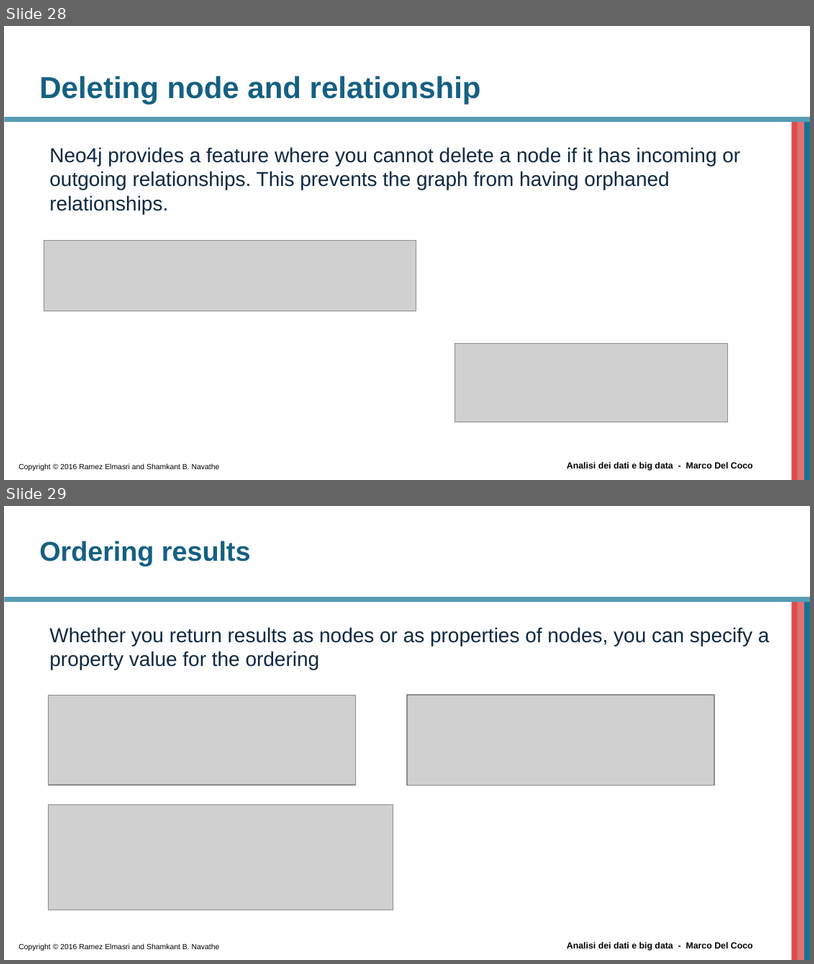
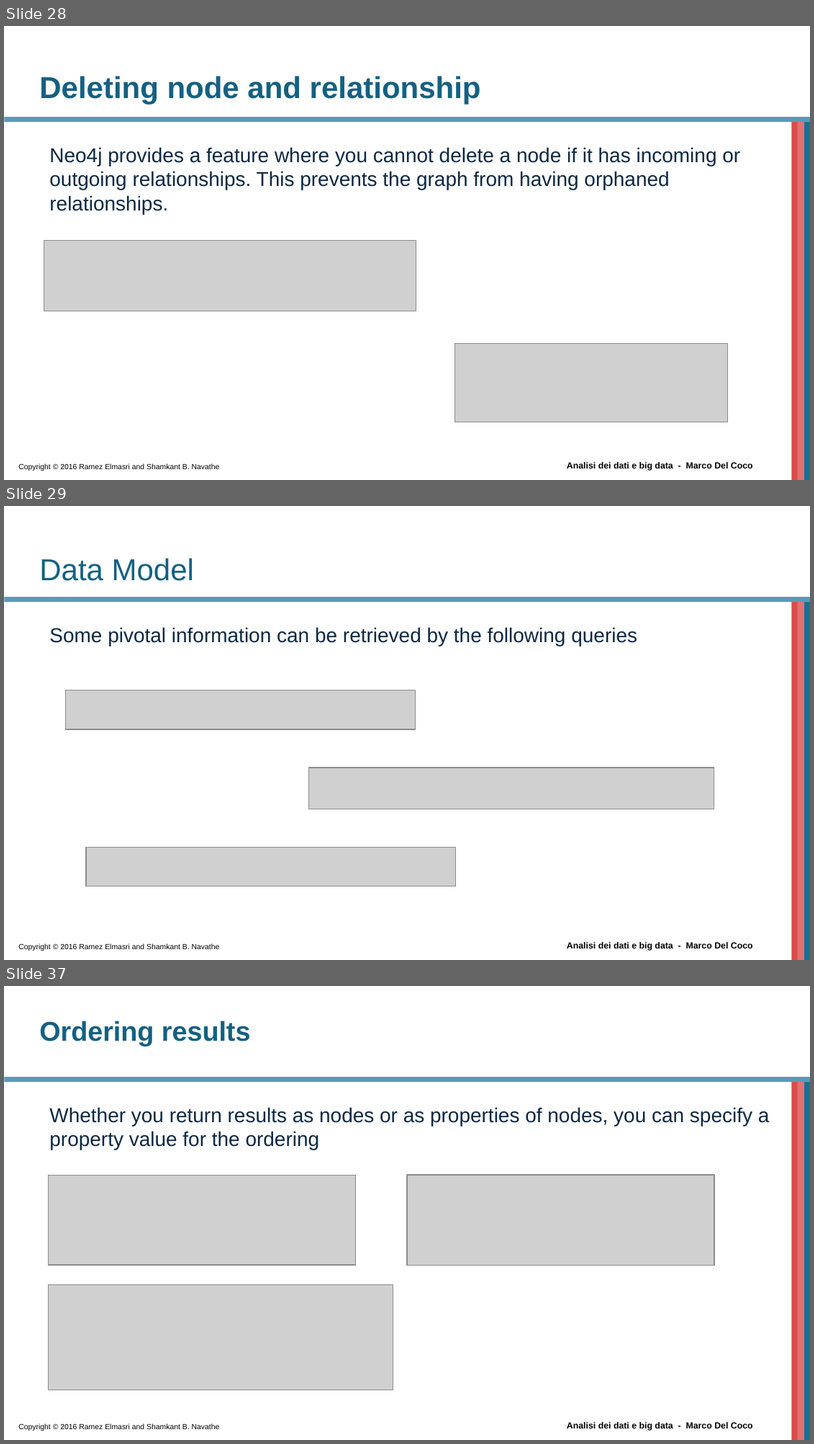
Before and after one commit to beppe2hd/AnalisiDati_BigData, a slide deck: materials/Introduction to Cypher.pptx. Shown one above the other, each under a label of ours: slides 28 and 29 before the commit, slides 28, 29 and 37 after it; the slides between them are not shown. The pictures are 814x964 and 814x1444 pixels, drawn with LibreOffice and Linux fonts; fonts in the diff are those of the drawing; grey boxes stand for pictures; background and template pictures are left out. Boxes give left, top, right and bottom in pixels: in the first picture for what was removed or moved away, otherwise in the second. Text is boxed around its words. In the diff, an @@ line names an element or a change of style, - is before the commit and + after.

```diff
--- a/materials/Introduction to Cypher.pptx
+++ b/materials/Introduction to Cypher.pptx
@@ slide 29 added at [4,506,810,960], background #FFFFFF; not listed: 6 template elements that a slide beside it also shows @@
@@ title added at [39,558,194,581], 27 pt, text #156082 @@
+Data Model
@@ text added at [49,627,638,646], 18 pt, text #0E2841 @@
+Some pivotal information can be retrieved by the following queries
@@ picture added at [66,690,415,729] @@
@@ picture added at [309,767,715,808] @@
@@ picture added at [86,847,455,887] @@
@@ what was slide 29 is now slide 37 @@
```
Also in this commit, not shown: 7 other slides added, 1 other file.
